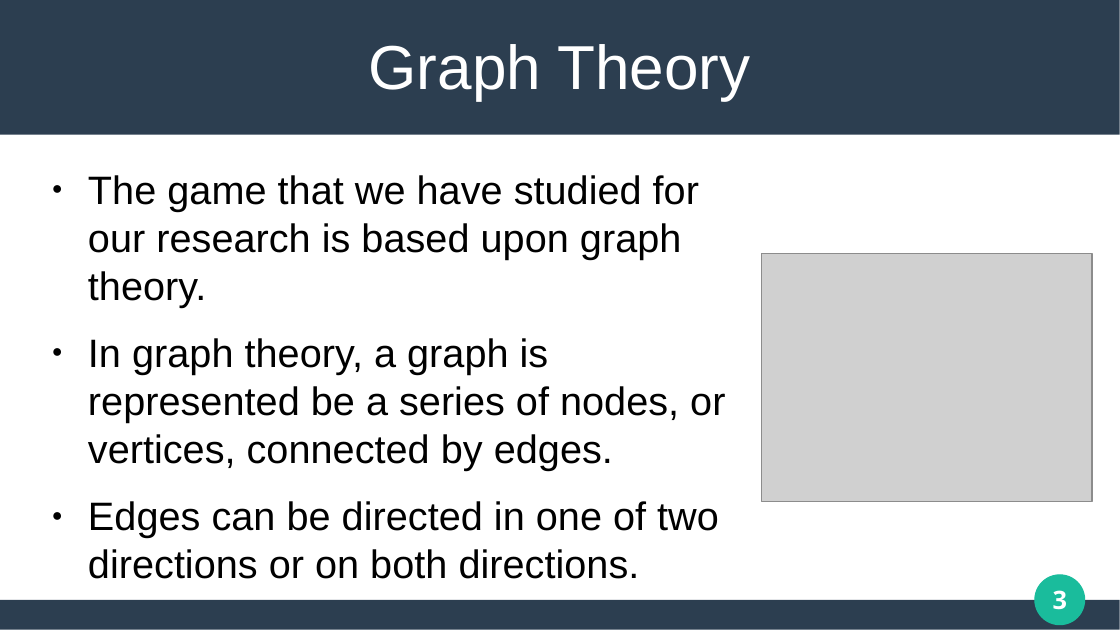
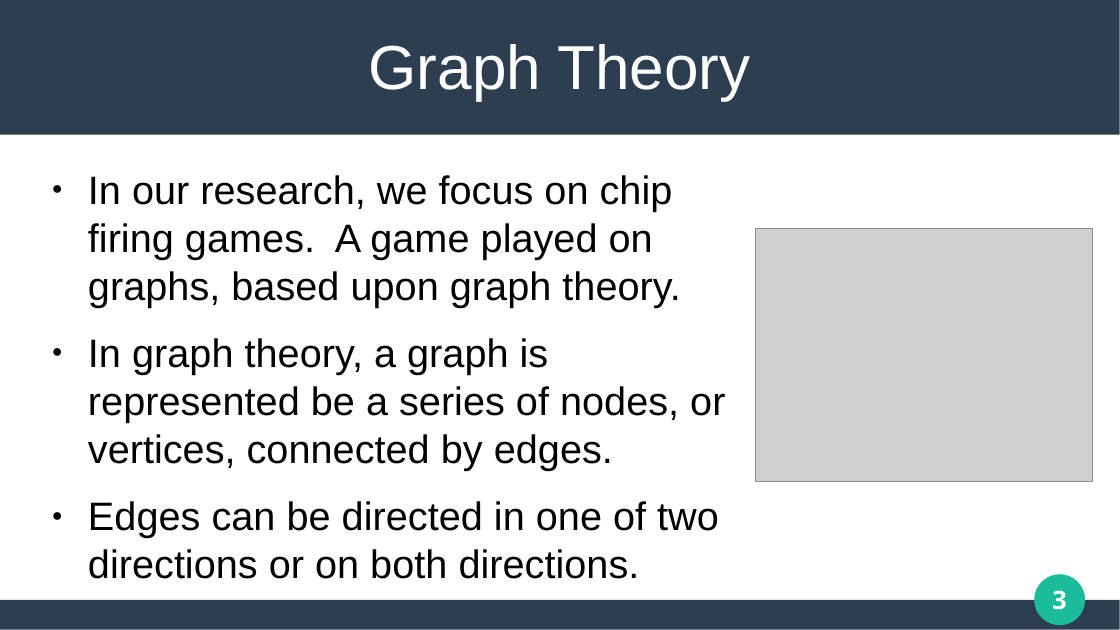
Before and after one commit to matthew-pisano/ChipFiring, a slide deck: slide 3 of Docs/SUREPresentation.pptx. Drawn at 1120x630 pixels with LibreOffice and Linux fonts; fonts in the diff are those of the drawing; grey boxes stand for pictures. Boxes give left, top, right and bottom in pixels: in the first picture for what was removed or moved away, otherwise in the second. Text is boxed around its words. In the diff, an @@ line names an element or a change of style, - is before the commit and + after.

```diff
--- a/Docs/SUREPresentation.pptx
+++ b/Docs/SUREPresentation.pptx
@@ text at bbox=[88, 175, 680, 307]: text changed @@
-● The game that we have studied for our research is based upon graph theory.
+● In our research, we focus on chip firing games. A game played on graphs, based upon graph theory.
@@ picture: place and size @@
-picture at bbox=[762, 254, 1093, 502]
+picture at bbox=[755, 229, 1093, 482]
```
Also in this commit, not shown: 13 other slides changed, 5 other files.
